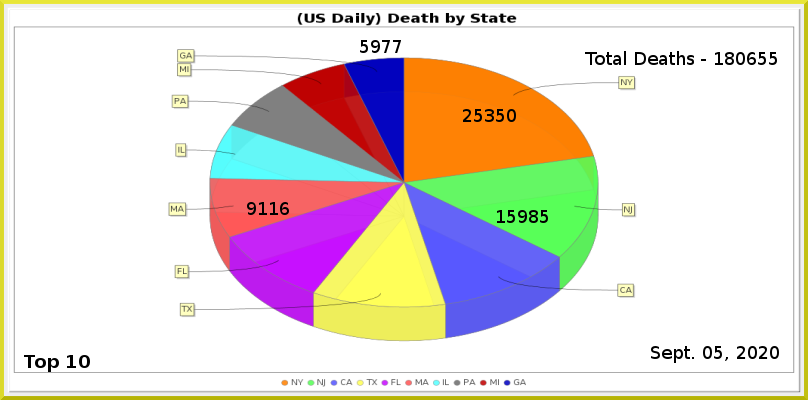
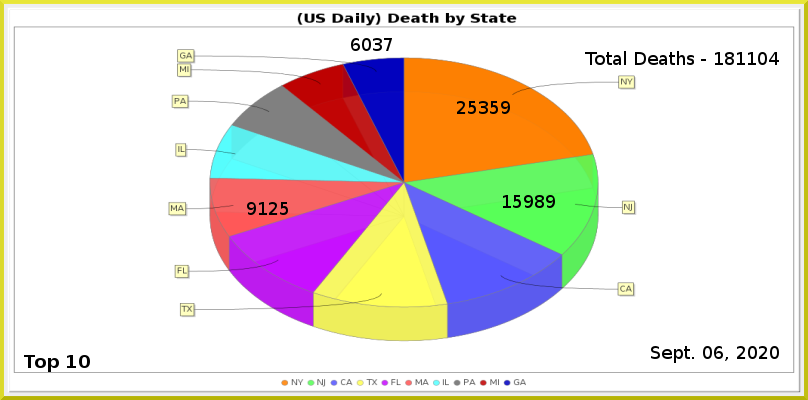
The second 808x400 image is a revision of the first. Changes to its layers:
painted on "Least" over (351, 38, 401, 53)
painted on "MA" over (269, 202, 289, 215)
painted on "NJ" over (497, 195, 555, 223)
painted on "NY" over (457, 101, 516, 122)
renamed "Total Deaths - 180655" to "Total Deaths - 181104", painted on it over (736, 52, 779, 65)
painted on "Current Date" over (714, 346, 723, 359)
painted on "Death_by_State.png" over (168, 49, 637, 342)
